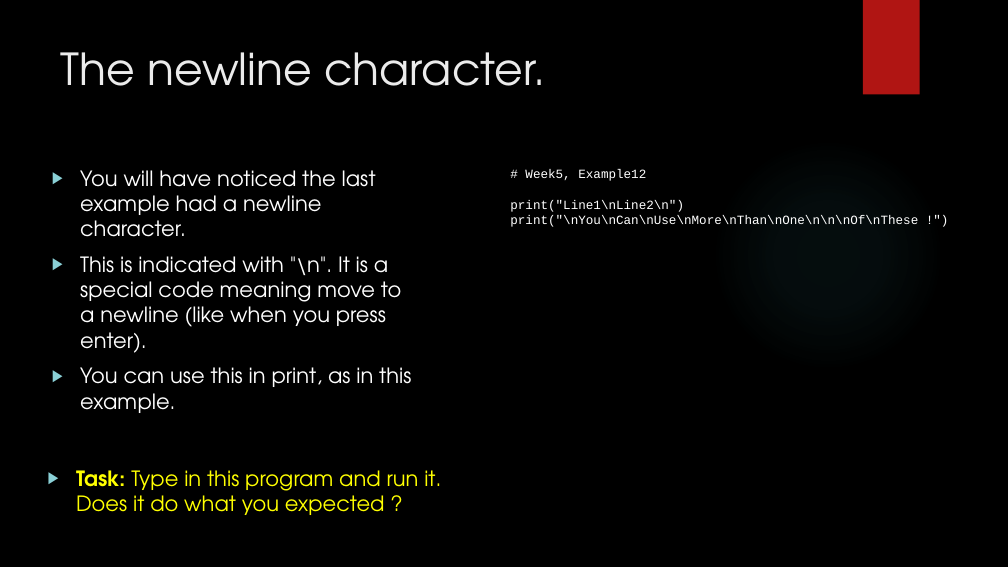
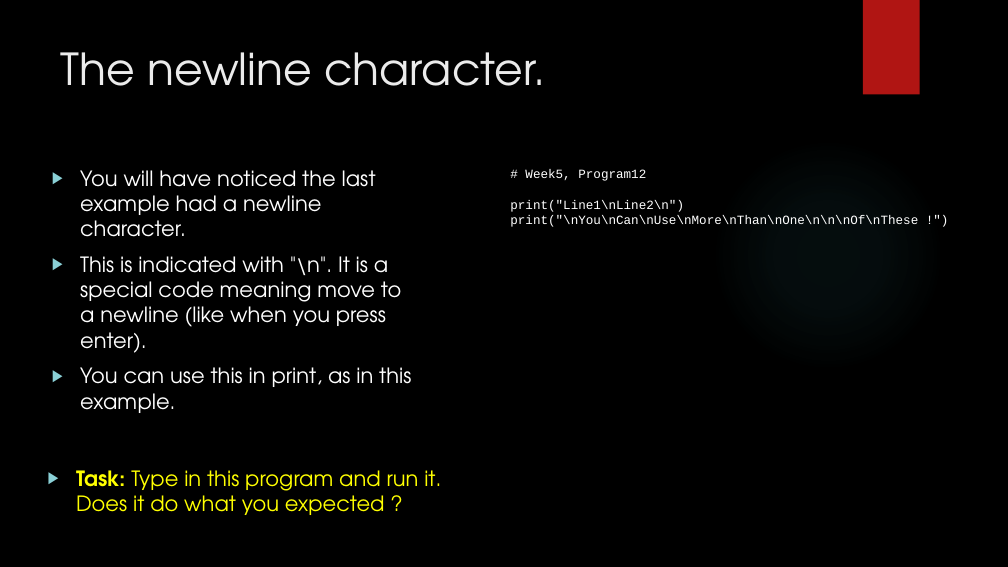
Before and after one commit to davidgroves/DGM_Tutorials, a slide deck: slide 23 of week5/week5.pptx. Drawn at 1008x567 pixels with LibreOffice and Linux fonts; fonts in the diff are those of the drawing; background and template pictures are left out. Boxes give left, top, right and bottom in pixels: in the first picture for what was removed or moved away, otherwise in the second. Text is boxed around its words. In the diff, an @@ line names an element or a change of style, - is before the commit and + after.

```diff
--- a/week5/week5.pptx
+++ b/week5/week5.pptx
@@ text at [525,169,646,181]: text changed @@
-# Week5, Example12
+# Week5, Program12
```
Also in this commit, not shown: 14 other slides changed, 1 other file.
